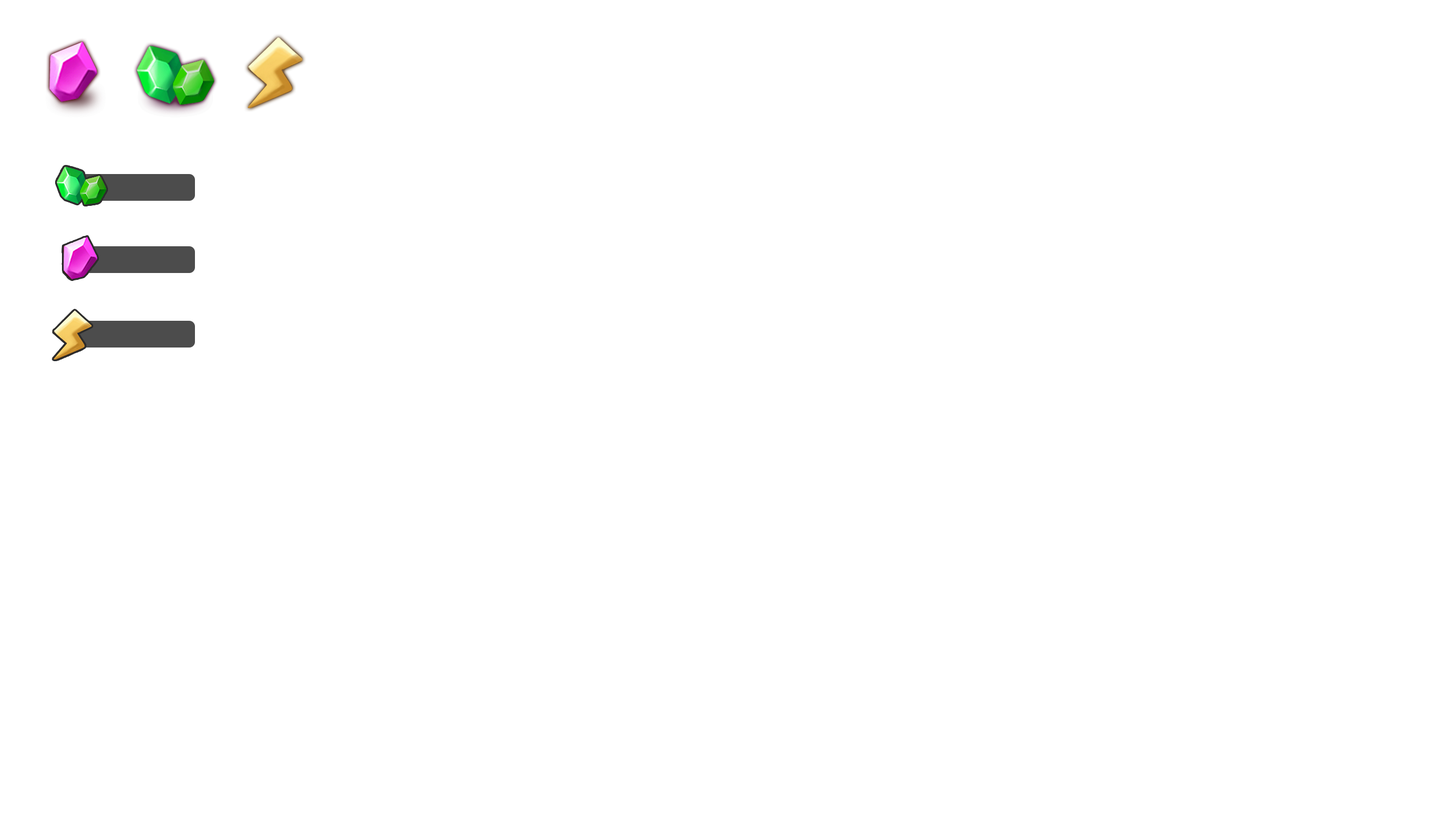
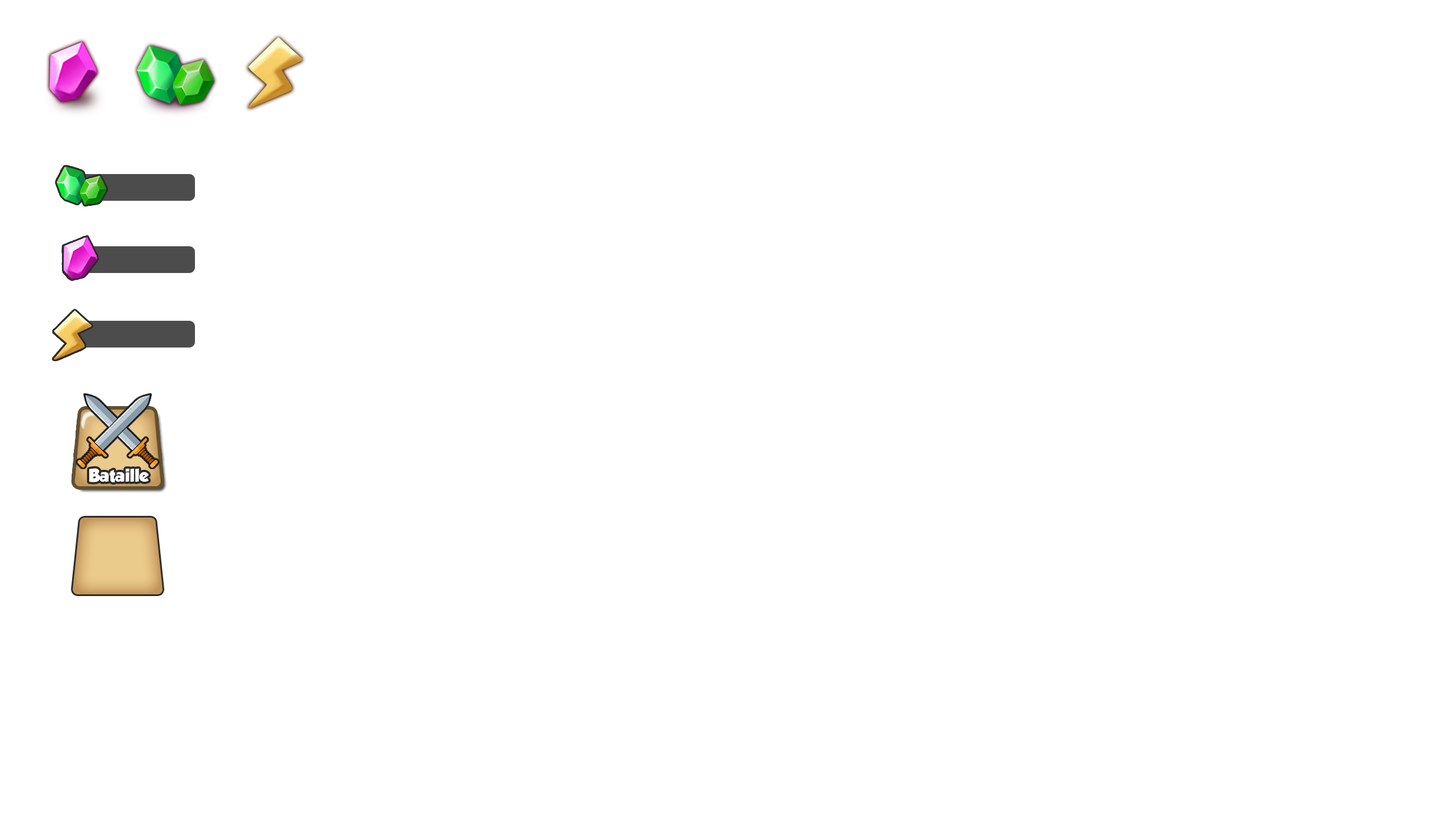
The second 1455x819 image is a revision of the first. Changes to its layers:
added layer "Bataille" above "Crossing_Sword" over box(89, 467, 149, 483)
added layer "Crossing_Sword" above "Rectangle arrondi 1 copie" over box(76, 393, 159, 468)
added layer "Rectangle arrondi 1 copie" above "Calque 1" over box(72, 517, 163, 595)
added layer "Calque 1" (86%) above "Rectangle arrondi 1" over box(79, 408, 101, 433)
added layer "Rectangle arrondi 1" above "Energy Bar" over box(74, 409, 161, 487)
